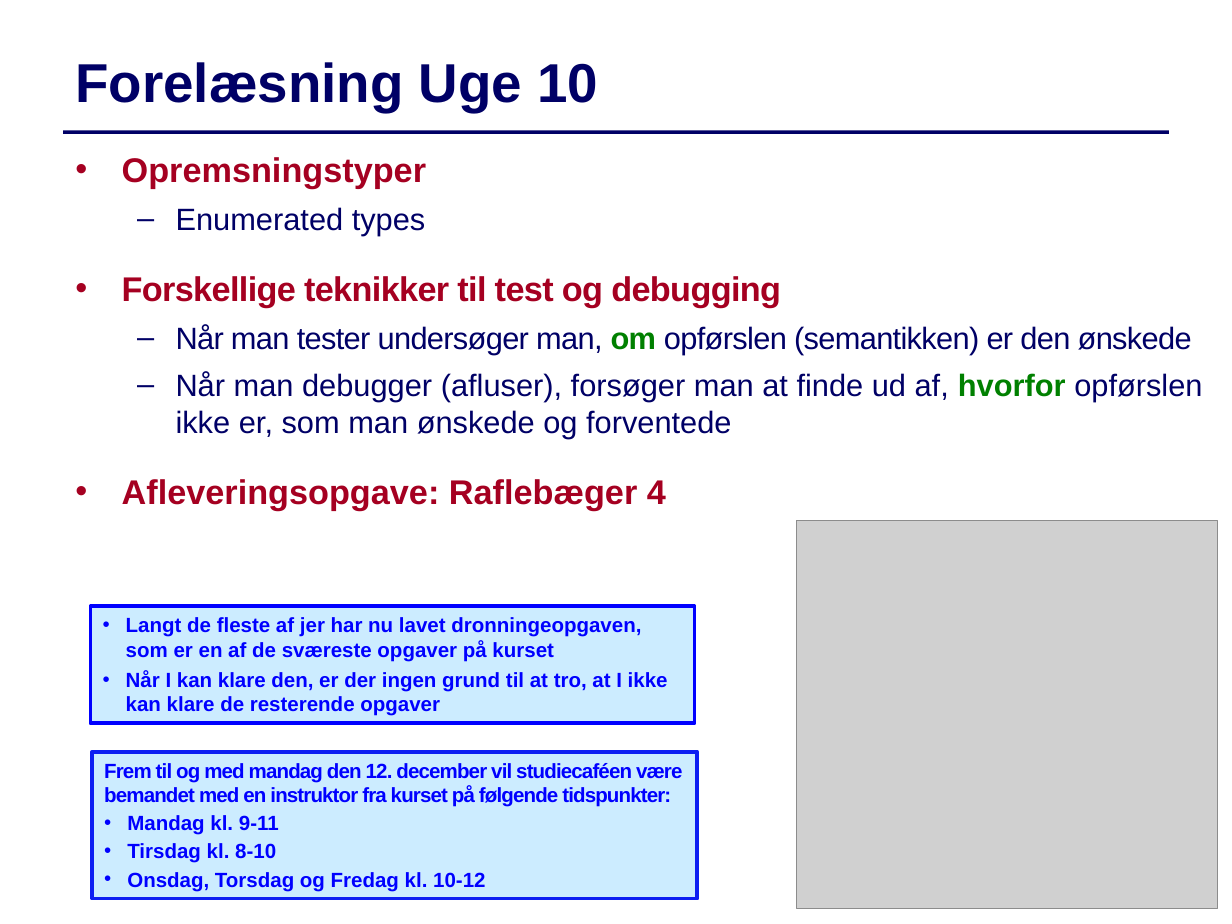
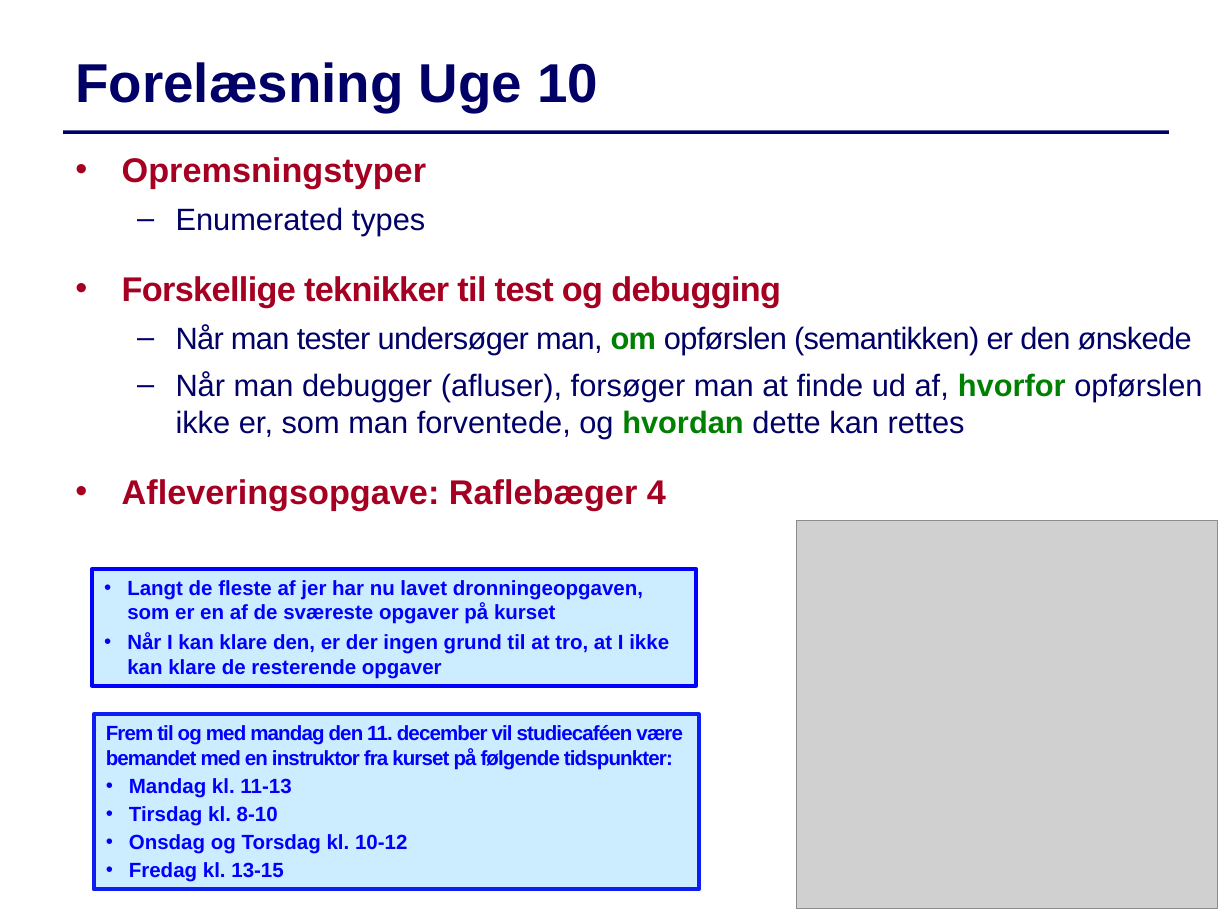
Before and after one commit to IntProgAU/Materiale, a slide deck: slide 1 of web/e23/uge_10/Slides-Uge10.pptx. Drawn at 1232x924 pixels with LibreOffice and Linux fonts; fonts in the diff are those of the drawing; grey boxes stand for pictures. Boxes give left, top, right and bottom in pixels: in the first picture for what was removed or moved away, otherwise in the second. Text is boxed around its words. In the diff, an @@ line names an element or a change of style, - is before the commit and + after.

```diff
--- a/web/e23/uge_10/Slides-Uge10.pptx
+++ b/web/e23/uge_10/Slides-Uge10.pptx
@@ text at [176, 372, 1202, 439]: text changed @@
-  – Når man debugger (afluser), forsøger man at finde ud af, hvorfor opførslen ikke er, som man ønskede og forventede
+  – Når man debugger (afluser), forsøger man at finde ud af, hvorfor opførslen ikke er, som man forventede, og hvordan dette kan rettes
@@ rectangle "Langt de fleste af jer ...": place and size @@
-rectangle "Langt de fleste af jer ..." at [91, 606, 695, 723]
+rectangle "Langt de fleste af jer ..." at [92, 569, 696, 686]
@@ rectangle "Frem til og med mandag ...": place and size @@
-rectangle "Frem til og med mandag ..." at [92, 752, 697, 898]
+rectangle "Frem til og med mandag ..." at [94, 715, 699, 890]
@@ text in rectangle at [106, 724, 682, 798]: text changed @@
-Frem til og med mandag den 12. december vil studiecaféen være bemandet med en instruktor fra kurset på følgende tidspunkter:
-• Mandag kl. 9-11
+Frem til og med mandag den 11. december vil studiecaféen være bemandet med en instruktor fra kurset på følgende tidspunkter:
+• Mandag kl. 11-13
@@ text in rectangle at [129, 834, 407, 882]: text changed @@
-• Onsdag, Torsdag og Fredag kl. 10-12
+• Onsdag og Torsdag kl. 10-12
+• Fredag kl. 13-15
```
Also in this commit, not shown: 7 other slides changed, 3 other files.
